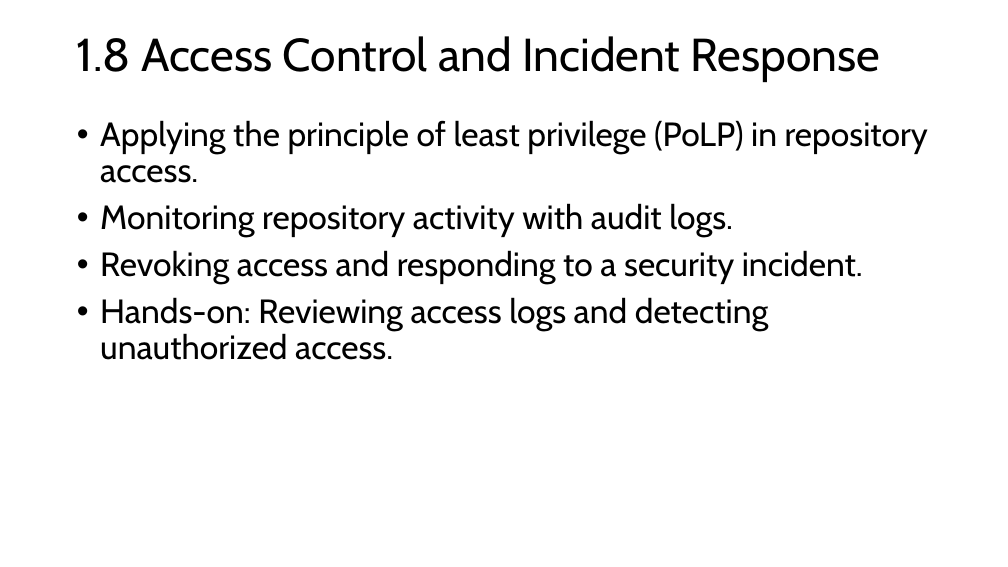
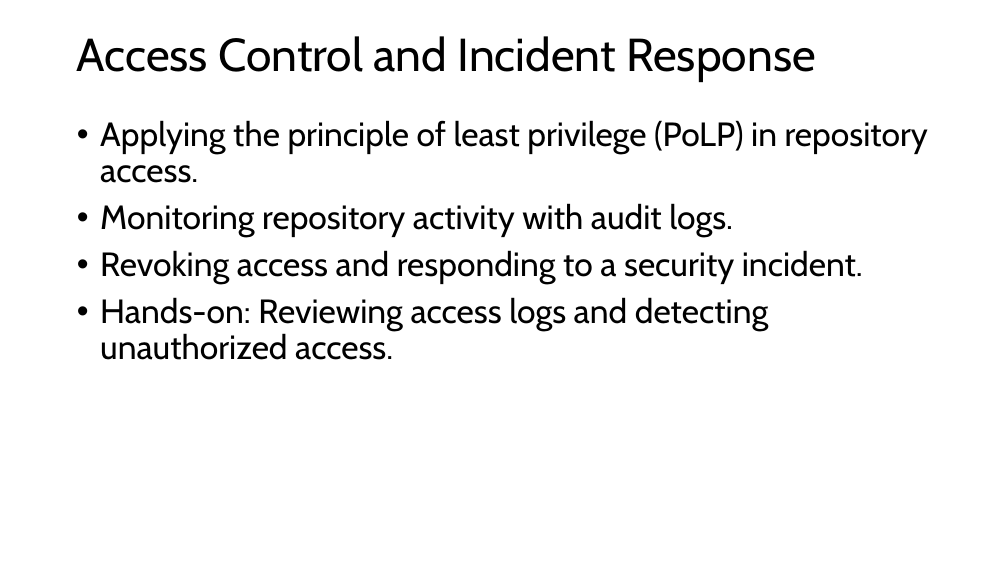
Before and after one commit to FSCJ-FacultyDev/SWC-Columbus-2025, a slide deck: slide 16 of Slides-Day1.pptx. Drawn at 1008x567 pixels with LibreOffice and Linux fonts; fonts in the diff are those of the drawing. Boxes give left, top, right and bottom in pixels: in the first picture for what was removed or moved away, otherwise in the second. Text is boxed around its words. In the diff, an @@ line names an element or a change of style, - is before the commit and + after.

```diff
--- a/Slides-Day1.pptx
+++ b/Slides-Day1.pptx
@@ title at (77,36,815,82): text changed @@
-1.8 Access Control and Incident Response
+Access Control and Incident Response
```
Also in this commit, not shown: 12 other slides changed, 9 slides added.
